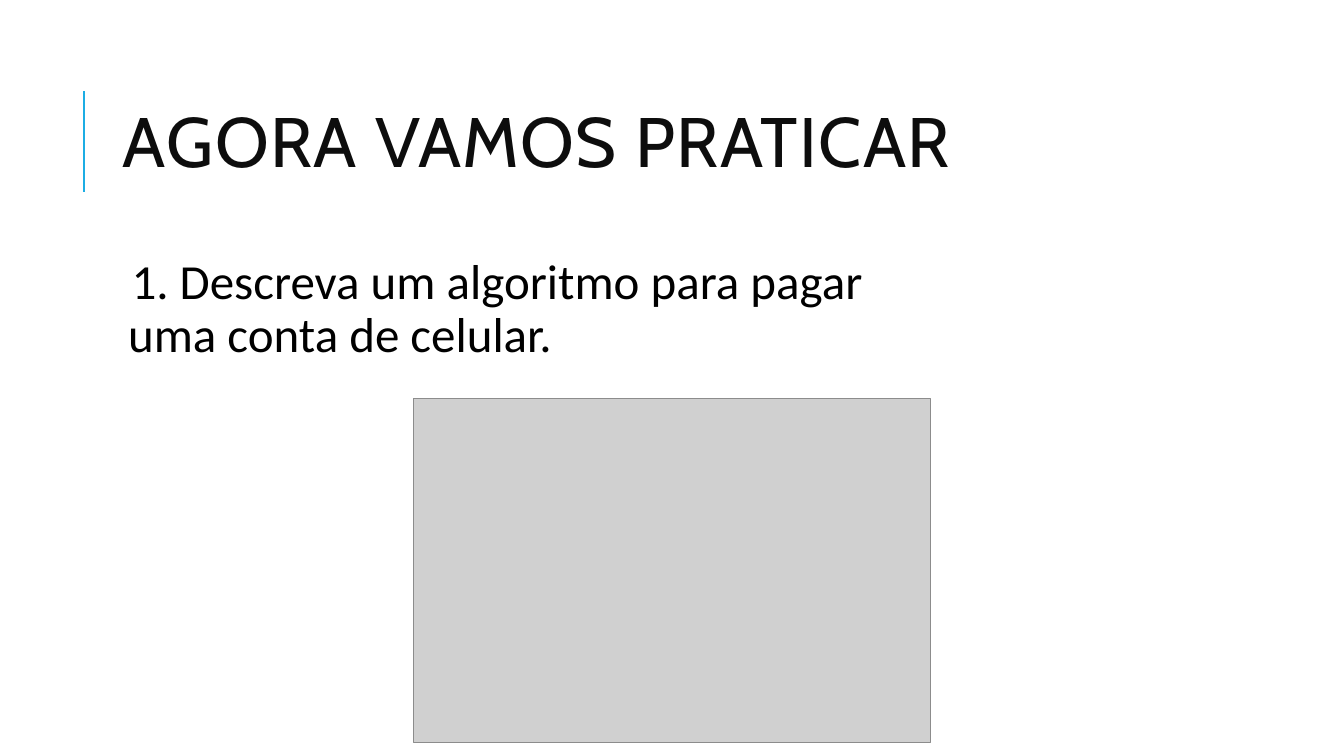
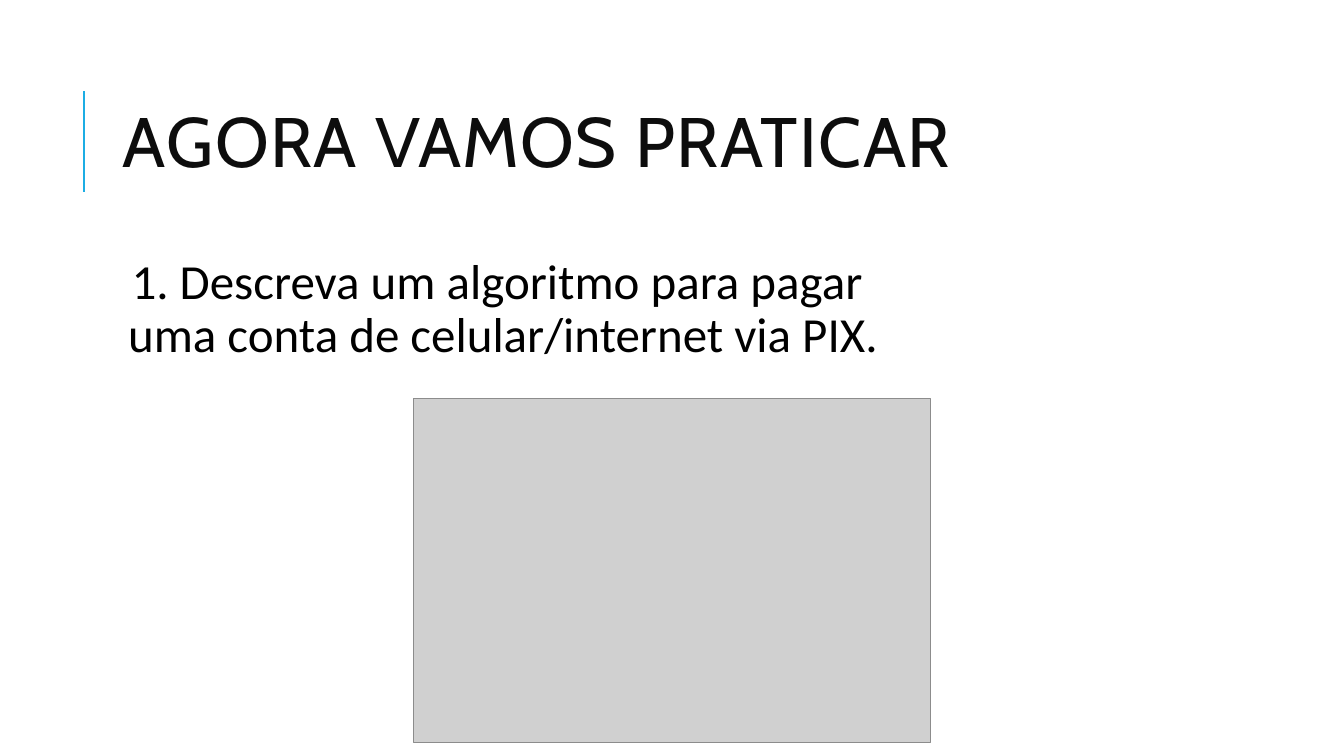
Before and after one commit to danhpaiva/una-teach-mca-202602, a slide deck: slide 12 of slide/teorica/01/01.raciocinio_logico_alg.pptx. Drawn at 1344x756 pixels with LibreOffice and Linux fonts; fonts in the diff are those of the drawing; grey boxes stand for pictures. Boxes give left, top, right and bottom in pixels: in the first picture for what was removed or moved away, otherwise in the second. Text is boxed around its words. In the diff, an @@ line names an element or a change of style, - is before the commit and + after.

```diff
--- a/slide/teorica/01/01.raciocinio_logico_alg.pptx
+++ b/slide/teorica/01/01.raciocinio_logico_alg.pptx
@@ text at (128, 265, 877, 354): text changed @@
-  1. Descreva um algoritmo para pagar
-  uma conta de celular.
+  1. Descreva um algoritmo para pagar
+  uma conta de celular/internet via PIX.
```
Also in this commit, not shown: 1 other file.
